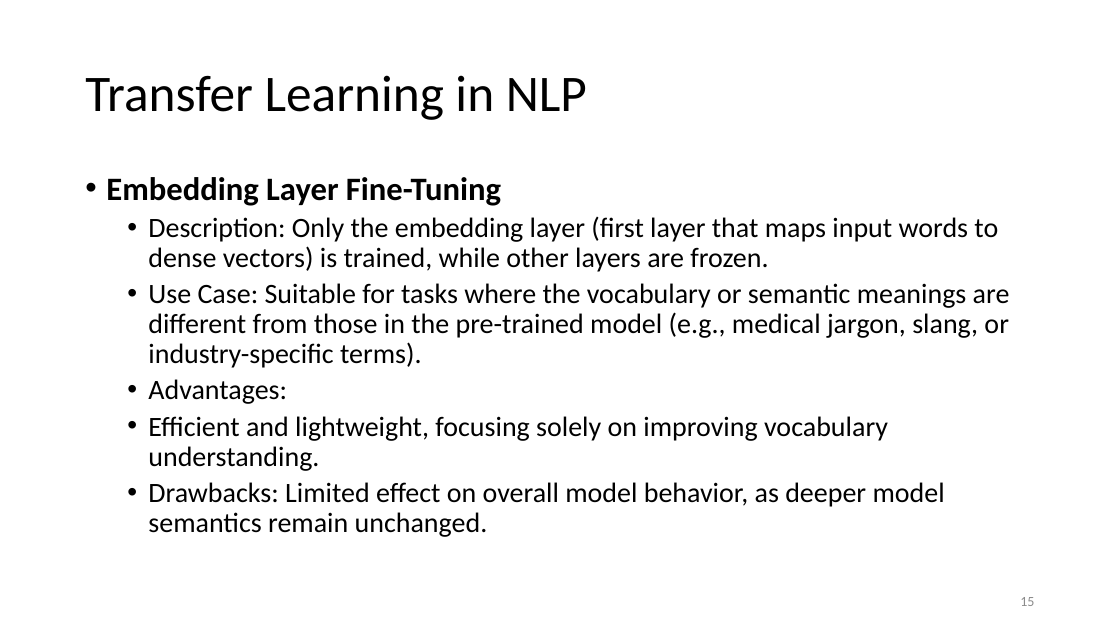
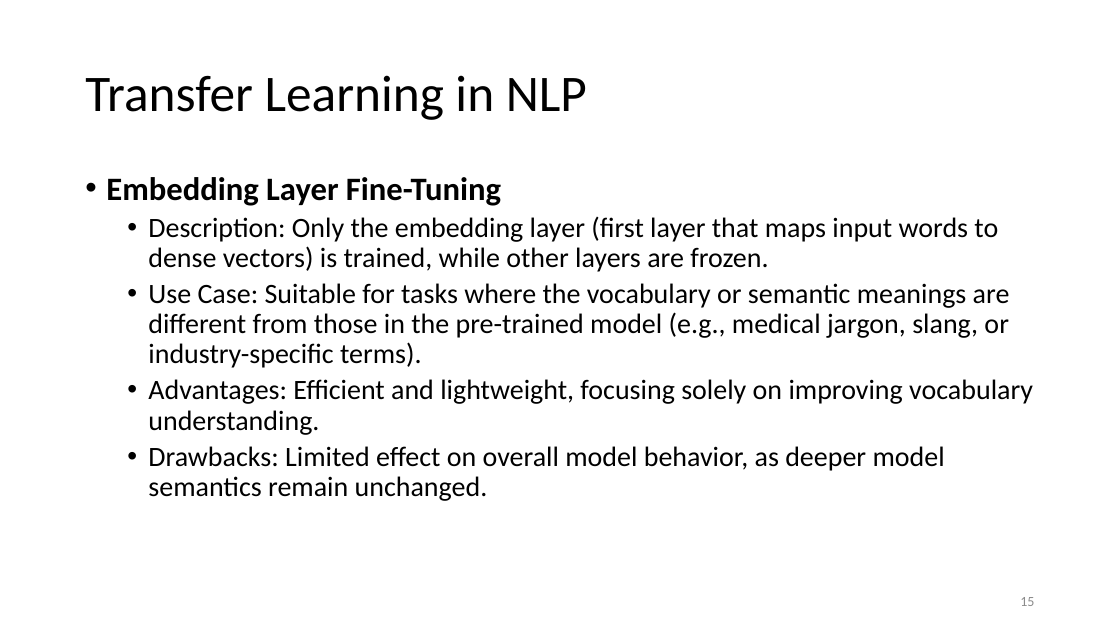
Before and after one commit to motazsaad/NLP-Seminar, a slide deck: slide 15 of slides/LLMs/Transfer learning (finetunning).pptx. Drawn at 1120x630 pixels with LibreOffice and Linux fonts; fonts in the diff are those of the drawing. Boxes give left, top, right and bottom in pixels: in the first picture for what was removed or moved away, otherwise in the second. Text is boxed around its words. In the diff, an @@ line names an element or a change of style, - is before the commit and + after.

Commit message:
add transfer learning materials

```diff
--- a/slides/LLMs/Transfer learning (finetunning).pptx
+++ b/slides/LLMs/Transfer learning (finetunning).pptx
@@ text at <box>148,379,1033,435</box>: text changed @@
-  • Advantages:
-  • Efficient and lightweight, focusing solely on improving vocabulary understanding.
+  • Advantages: Efficient and lightweight, focusing solely on improving vocabulary understanding.
```
Also in this commit, not shown: 6 other slides changed, 23 slides added, 2 slides removed, 5 other files.
